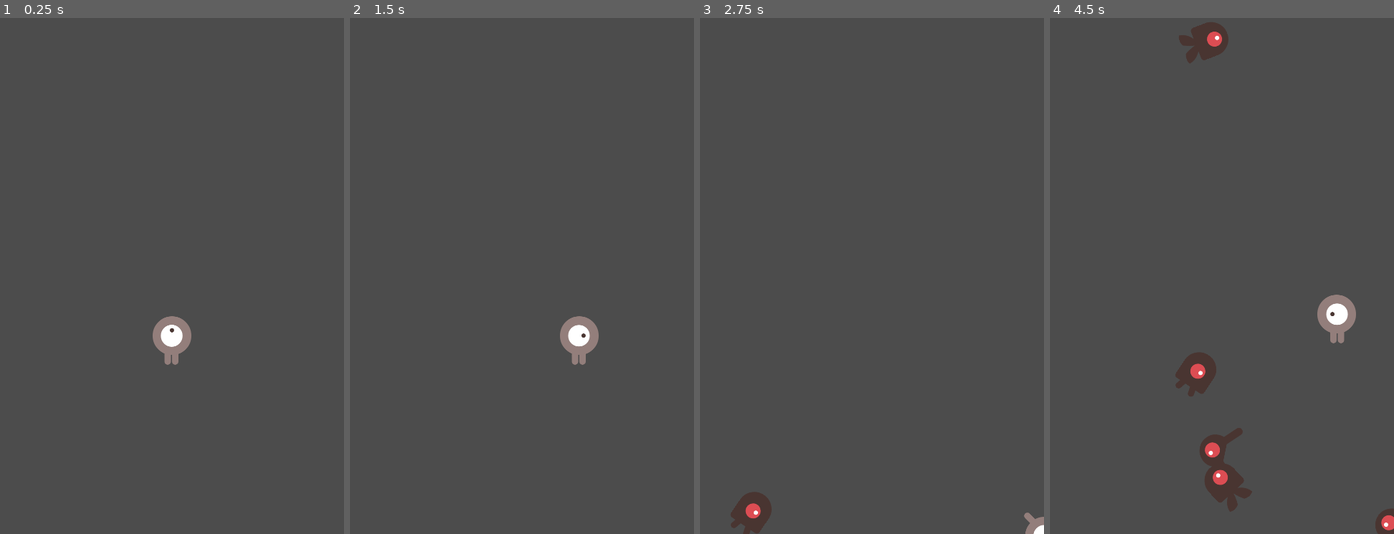
Above: before the commit, frames 1-4 (left to right).
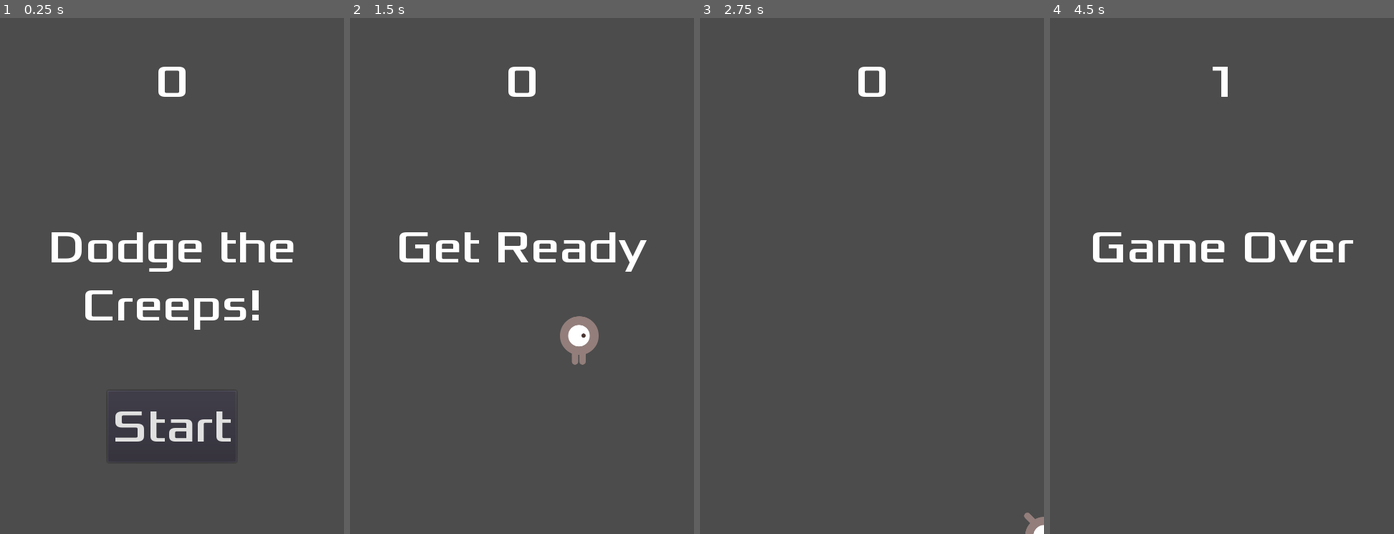
Above: after the commit, the same moments.

Repository: Gartenschlaeger/Godot.Tutorial
Game: Godot game, scene res://scenes/Main.tscn
Two runs of this game, one before a commit and one after it. Both use one fixed random seed, a clock stepped at 60 frames per second and the inputs below.
Inputs (mouse positions are in pixels of both pictures, inside the frame that each line leads up to):
- Up to frame 1 (0.25 s): no input
- Up to frame 2 (1.5 s): click (522, 425) at 0.5 s, where only the run after the commit has a clickable "Start"; tap Enter at 1.25 s; hold Right (ui_right) from 1.28 s (still down)
- Up to frame 3 (2.75 s): release Right (ui_right) at 2.03 s; hold Down (ui_down) from 2.03 s (still down)
- Up to frame 4 (4.5 s): release Down (ui_down) at 2.78 s; hold Right (ui_right) 2.78-3.53 s; hold Up (ui_up) 3.53-4.28 s; hold Left (ui_left) from 4.28 s (still down)

The runs differ from the first frame. In frame 1, 4.8% of the frame differs, in the area x 15-86%, y 9-86%; in frame 2, 2.0%; in frame 3, 0.9%; in frame 4, 5.3%, in the area x 12-100%, y 0-100%.

Commit message:
Added HUD

Diff:
--- /dev/null
+++ b/scenes/HUD.gd
@@ -0,0 +1,41 @@
+extends CanvasLayer
+
+signal start_game
+
+# Called when the node enters the scene tree for the first time.
+#func _ready():
+#	pass # Replace with function body.
+
+# Called every frame. 'delta' is the elapsed time since the previous frame.
+#func _process(delta):
+#	pass
+
+func show_message(text):
+	$Message.text = text
+	$Message.show()
+	$MessageTimer.start()
+
+func show_game_over():
+	show_message("Game Over")
+
+	# Wait until the MessageTimer has counted down
+	yield($MessageTimer, "timeout")
+
+	$Message.text = "Doge the Creeps!"
+	$Message.show()
+
+	# Make one-shot timer and wait for it to finish
+	yield(get_tree().create_timer(1), "timeout")
+	$StartButton.show()
+
+func update_score(score):
+	$ScoreLabel.text = str(score)
+
+
+func _on_StartButton_pressed():
+	$StartButton.hide()
+	emit_signal("start_game")
+
+
+func _on_MessageTimer_timeout():
+	$Message.hide()
--- /dev/null
+++ b/scenes/HUD.tscn
@@ -0,0 +1,58 @@
+[gd_scene load_steps=4 format=2]
+
+[ext_resource path="res://assets/fonts/Xolonium-Regular.ttf" type="DynamicFontData" id=1]
+[ext_resource path="res://scenes/HUD.gd" type="Script" id=2]
+
+[sub_resource type="DynamicFont" id=1]
+size = 64
+font_data = ExtResource( 1 )
+
+[node name="HUD" type="CanvasLayer"]
+script = ExtResource( 2 )
+
+[node name="ScoreLabel" type="Label" parent="."]
+anchor_right = 1.0
+margin_top = 50.0
+margin_bottom = 78.0
+custom_fonts/font = SubResource( 1 )
+text = "0"
+align = 1
+__meta__ = {
+"_edit_use_anchors_": false
+}
+
+[node name="Message" type="Label" parent="."]
+anchor_top = 0.5
+anchor_right = 1.0
+anchor_bottom = 0.5
+margin_top = -79.5
+margin_bottom = 79.5
+rect_pivot_offset = Vector2( 776.208, 294.495 )
+custom_fonts/font = SubResource( 1 )
+text = "Dodge the Creeps!"
+align = 1
+autowrap = true
+__meta__ = {
+"_edit_use_anchors_": false
+}
+
+[node name="StartButton" type="Button" parent="."]
+anchor_left = 0.5
+anchor_top = 1.0
+anchor_right = 0.5
+anchor_bottom = 1.0
+margin_left = -90.0
+margin_top = -200.0
+margin_right = 90.0
+margin_bottom = -100.0
+custom_fonts/font = SubResource( 1 )
+text = "Start"
+__meta__ = {
+"_edit_use_anchors_": false
+}
+
+[node name="MessageTimer" type="Timer" parent="."]
+wait_time = 2.0
+one_shot = true
+[connection signal="pressed" from="StartButton" to="." method="_on_StartButton_pressed"]
+[connection signal="timeout" from="MessageTimer" to="." method="_on_MessageTimer_timeout"]
--- a/scenes/Main.gd
+++ b/scenes/Main.gd
@@ -6,23 +6,22 @@
 # Called when the node enters the scene tree for the first time.
 func _ready():
 	randomize()
-	new_game()
-	pass # Replace with function body.
-
-# Called every frame. 'delta' is the elapsed time since the previous frame.
-#func _process(delta):
-#	pass
+	#new_game()
 
 func game_over():
 	$ScoreTimer.stop()
 	$MobTimer.stop()
-	pass # Replace with function body.
+	$HUD.show_game_over()
+
+	# remove all mobs on screen
+	get_tree().call_group("mobs", "queue_free")
 
 func new_game():
 	score = 0
 	$Player.start($StartPosition.position)
 	$StartTimer.start()
-	pass
+	$HUD.update_score(score)
+	$HUD.show_message("Get Ready")
 
 func _on_MobTimer_timeout():
 	# Choose a random location on Path2D.
@@ -40,13 +39,14 @@
 	# Set the velocity (speed & direction).
 	mob.linear_velocity = Vector2(rand_range(mob.min_speed, mob.max_speed), 0)
 	mob.linear_velocity = mob.linear_velocity.rotated(direction)
-	pass # Replace with function body.
 
 func _on_ScoreTimer_timeout():
 	score += 1
-	pass # Replace with function body.
+	$HUD.update_score(score)
 
 func _on_StartTimer_timeout():
 	$MobTimer.start()
 	$ScoreTimer.start()
-	pass # Replace with function body.
+
+func _on_HUD_start_game():
+	new_game()
--- a/scenes/Main.tscn
+++ b/scenes/Main.tscn
@@ -1,8 +1,9 @@
-[gd_scene load_steps=5 format=2]
+[gd_scene load_steps=6 format=2]
 
 [ext_resource path="res://scenes/Player.tscn" type="PackedScene" id=1]
 [ext_resource path="res://scenes/Main.gd" type="Script" id=2]
 [ext_resource path="res://scenes/Mob.tscn" type="PackedScene" id=3]
+[ext_resource path="res://scenes/HUD.tscn" type="PackedScene" id=4]
 
 [sub_resource type="Curve2D" id=1]
 _data = {
@@ -37,7 +38,10 @@
 }
 
 [node name="MobSpawnLocation" type="PathFollow2D" parent="MobPath"]
+
+[node name="HUD" parent="." instance=ExtResource( 4 )]
 [connection signal="hit" from="Player" to="." method="game_over"]
 [connection signal="timeout" from="MobTimer" to="." method="_on_MobTimer_timeout"]
 [connection signal="timeout" from="ScoreTimer" to="." method="_on_ScoreTimer_timeout"]
 [connection signal="timeout" from="StartTimer" to="." method="_on_StartTimer_timeout"]
+[connection signal="start_game" from="HUD" to="." method="_on_HUD_start_game"]
--- a/scenes/Mob.gd
+++ b/scenes/Mob.gd
@@ -8,13 +8,5 @@
 	var mob_types = $AnimatedSprite.frames.get_animation_names()
 	$AnimatedSprite.animation = mob_types[randi() % mob_types.size()]
 
-	pass # Replace with function body.
-
-# Called every frame. 'delta' is the elapsed time since the previous frame.
-#func _process(delta):
-#	pass
-
 func _on_VisibilityNotifier2D_screen_exited():
 	queue_free()
-
-	pass # Replace with function body.
--- a/scenes/Mob.tscn
+++ b/scenes/Mob.tscn
@@ -30,7 +30,9 @@
 radius = 23.9726
 height = 14.9664
 
-[node name="RigidBody2D" type="RigidBody2D"]
+[node name="RigidBody2D" type="RigidBody2D" groups=[
+"mobs",
+]]
 collision_mask = 0
 gravity_scale = 0.0
 script = ExtResource( 7 )
@@ -42,7 +44,6 @@
 scale = Vector2( 0.5, 0.5 )
 frames = SubResource( 1 )
 animation = "walk"
-frame = 1
 playing = true
 
 [node name="CollisionShape2D" type="CollisionShape2D" parent="."]
